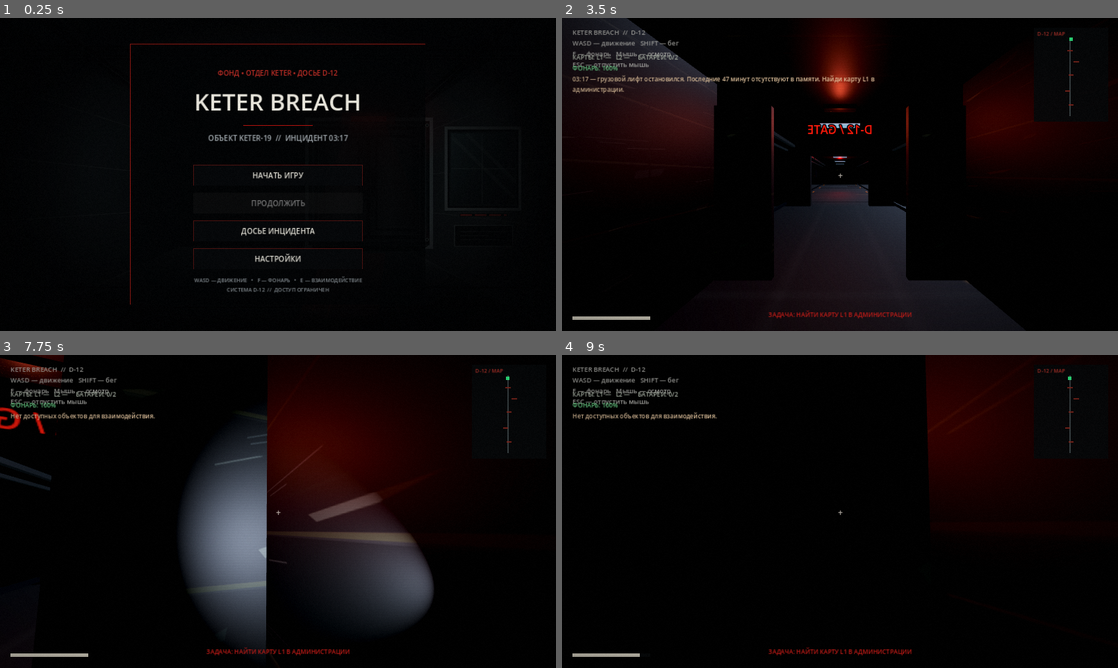
Above: before the commit, frames 1-4 (two rows, left to right).
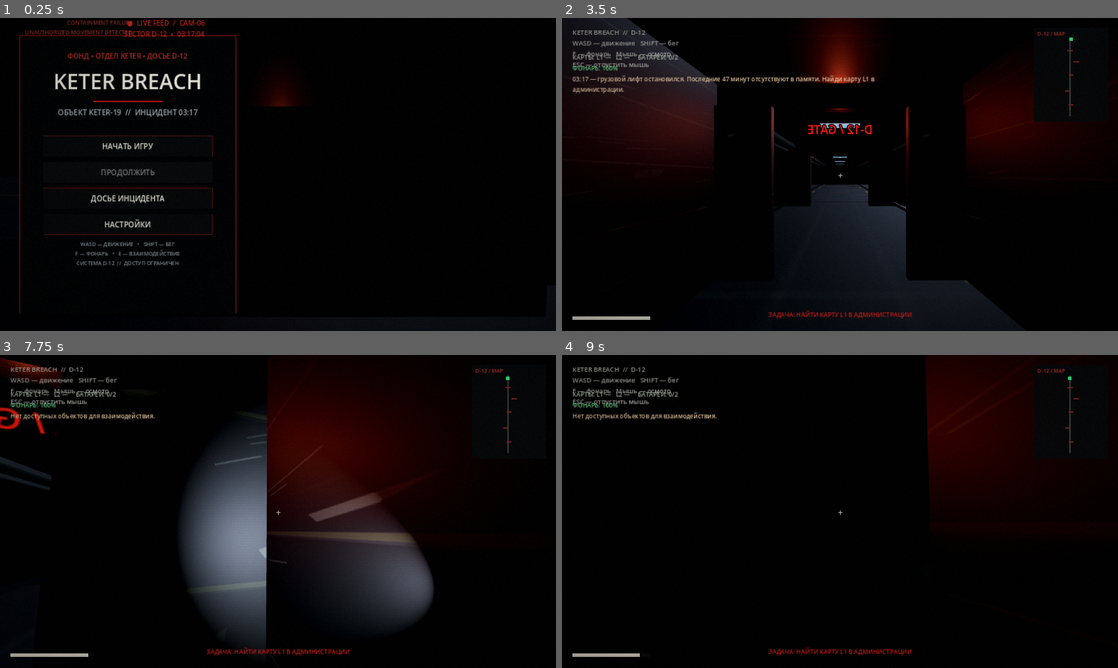
Above: after the commit, the same moments.

Repository: Keter-Breach/keter-breach.ru
Game: Godot game, scene res://scenes/main.tscn
The game is run twice, just before and just after one commit, with the same random seed, the same clock (stepped at 60 frames per second) and the same inputs.
Inputs (mouse positions are in pixels of both pictures, inside the frame that each line leads up to):
- Up to frame 1 (0.25 s): no input
- Up to frame 2 (3.5 s): click "НАЧАТЬ ИГРУ" at 0.5 s; click "ПРОПУСТИТЬ ИНТРО →" at 1.25 s; tap Enter at 2 s; move the mouse to (962, 158) at 2.02 s; hold D (move_right) 2.03-2.78 s; hold Shift (sprint) 2.03-2.78 s; click (962, 158) at 2.17 s; tap Space at 2.27, 3.02 s; move the mouse to (728, 190) at 2.77 s; hold S (move_back) from 2.78 s (still down); tap F (toggle_flashlight) at 2.85 s
- Up to frame 3 (7.75 s): move the mouse to (289, 505) at 3.52 s; release S (move_back) at 3.53 s; hold W (move_forward) 3.53-7.28 s; tap Enter at 3.6, 5.75, 6.6 s; move the mouse to (272, 517) at 4.27 s; tap E at 4.35, 7.35 s; tap Space at 4.52, 5, 5.27, 6.02, 7.52 s; move the mouse to (316, 514) at 5.02 s; hold Shift (sprint) 5.03-5.78 s; move the mouse to (233, 508) at 5.77 s; tap F (toggle_flashlight) at 5.85 s; move the mouse to (283, 511) at 6.52 s; move the mouse to (255, 505) at 7.27 s; hold D (move_right) from 7.28 s (still down)
- Up to frame 4 (9 s): move the mouse to (867, 511) at 8.02 s; release D (move_right) at 8.03 s; hold Shift (sprint) 8.03-8.78 s; hold W (move_forward) from 8.03 s (still down); tap Space at 8.27 s; move the mouse to (812, 511) at 8.77 s; tap F (toggle_flashlight) at 8.85 s

The runs differ from the first frame. In frame 1, 6.7% of the frame differs, in the area x 3-91%, y 0-95%; in frame 2, 0.6%; in frame 3, less than 0.1%; in frame 4, nothing differs.

Commit message:
Upgrade main menu with cinematic live 3D facility backdrop

Diff:
--- a/godot-prototype/scripts/main.gd
+++ b/godot-prototype/scripts/main.gd
@@ -32,6 +32,8 @@
 var loading_root: Control
 var loading_progress: ProgressBar
 var loading_status: Label
+var menu_camera: Camera3D
+var menu_alarm_light: OmniLight3D
 
 func _ready() -> void:
 	_build_environment()
@@ -186,7 +188,13 @@
 	facility_ref = facility
 
 func _process(_delta: float) -> void:
-	if player_ref == null or map_panel == null or map_dot == null:
+	if menu_camera != null and not game_started:
+		var t := float(Time.get_ticks_msec()) * 0.001
+		menu_camera.position = Vector3(sin(t * 0.18) * 0.22, 2.22 + sin(t * 0.31) * 0.035, -14.0 + cos(t * 0.13) * 0.12)
+		menu_camera.look_at(Vector3(sin(t * 0.11) * 0.12, 1.55, 22.0), Vector3.UP)
+		if menu_alarm_light != null:
+			menu_alarm_light.light_energy = 0.35 + absf(sin(t * 1.7)) * 0.85
+	if not game_started or player_ref == null or map_panel == null or map_dot == null:
 		return
 	var p := player_ref.global_position
 	var px := 8.0 + clampf((p.x + 40.0) / 80.0, 0.0, 1.0) * (map_panel.size.x - 16.0)
@@ -496,6 +504,24 @@
 
 
 func _build_menu() -> void:
+	# Use the actual facility as the menu backdrop: this is a live 3D camera, not a flat poster.
+	menu_camera = Camera3D.new()
+	menu_camera.name = "MenuCinematicCamera"
+	menu_camera.fov = 66.0
+	menu_camera.position = Vector3(0, 2.22, -14.0)
+	menu_camera.look_at(Vector3(0, 1.55, 22.0), Vector3.UP)
+	add_child(menu_camera)
+	menu_camera.current = true
+	var player_camera := player_ref.get_node_or_null("PlayerCamera") as Camera3D
+	if player_camera:
+		player_camera.current = false
+	menu_alarm_light = OmniLight3D.new()
+	menu_alarm_light.name = "MenuAlarmPulse"
+	menu_alarm_light.position = Vector3(0, 2.8, 7.0)
+	menu_alarm_light.light_color = Color(0.85, 0.025, 0.018)
+	menu_alarm_light.light_energy = 0.6
+	menu_alarm_light.omni_range = 10.0
+	add_child(menu_alarm_light)
 	menu_layer = CanvasLayer.new()
 	menu_layer.name = "MainMenu"
 	menu_layer.layer = 20
@@ -504,25 +530,22 @@
 	menu_root.name = "MenuRoot"
 	menu_root.set_anchors_and_offsets_preset(Control.PRESET_FULL_RECT)
 	menu_layer.add_child(menu_root)
-	var background := TextureRect.new()
-	background.name = "MenuBackground"
-	var background_texture := load("res://assets/menu-background.svg") as Texture2D
-	if background_texture != null:
-		background.texture = background_texture
-	background.expand_mode = TextureRect.EXPAND_IGNORE_SIZE
-	background.stretch_mode = TextureRect.STRETCH_KEEP_ASPECT_COVERED
-	background.set_anchors_and_offsets_preset(Control.PRESET_FULL_RECT)
-	menu_root.add_child(background)
 	var shade := ColorRect.new()
-	shade.color = Color(0.008, 0.012, 0.018, 0.56)
+	shade.name = "MenuAtmosphereOverlay"
+	shade.color = Color(0.004, 0.008, 0.012, 0.34)
 	shade.set_anchors_and_offsets_preset(Control.PRESET_FULL_RECT)
 	shade.mouse_filter = Control.MOUSE_FILTER_IGNORE
 	menu_root.add_child(shade)
 	var menu_panel := Panel.new()
 	menu_panel.name = "MenuPanel"
-	menu_panel.set_anchors_preset(Control.PRESET_CENTER)
-	menu_panel.position = Vector2(-340, -300)
-	menu_panel.size = Vector2(680, 600)
+	menu_panel.anchor_left = 0.035
+	menu_panel.anchor_right = 0.425
+	menu_panel.anchor_top = 0.055
+	menu_panel.anchor_bottom = 0.945
+	menu_panel.offset_left = 0
+	menu_panel.offset_right = 0
+	menu_panel.offset_top = 0
+	menu_panel.offset_bottom = 0
 	var panel_style := StyleBoxFlat.new()
 	panel_style.bg_color = Color(0.008, 0.013, 0.017, 0.82)
 	panel_style.border_color = Color(0.58, 0.10, 0.075, 0.98)
@@ -532,10 +555,15 @@
 	menu_root.add_child(menu_panel)
 	var column := VBoxContainer.new()
 	column.name = "MenuColumn"
-	column.set_anchors_preset(Control.PRESET_CENTER)
-	column.position = Vector2(-285, -245)
-	column.size = Vector2(570, 490)
-	column.add_theme_constant_override("separation", 16)
+	column.anchor_left = 0.055
+	column.anchor_right = 0.405
+	column.anchor_top = 0.105
+	column.anchor_bottom = 0.895
+	column.offset_left = 0
+	column.offset_right = 0
+	column.offset_top = 0
+	column.offset_bottom = 0
+	column.add_theme_constant_override("separation", 12)
 	menu_root.add_child(column)
 	var eyebrow := Label.new()
 	eyebrow.text = "ФОНД • ОТДЕЛ KETER • ДОСЬЕ D-12"
@@ -546,7 +574,7 @@
 	var title := Label.new()
 	title.text = "KETER BREACH"
 	title.horizontal_alignment = HORIZONTAL_ALIGNMENT_CENTER
-	title.add_theme_font_size_override("font_size", 54)
+	title.add_theme_font_size_override("font_size", 48)
 	title.add_theme_color_override("font_color", Color(0.91, 0.9, 0.86))
 	column.add_child(title)
 	var title_rule := ColorRect.new()
@@ -568,11 +596,29 @@
 	_add_menu_button(column, "ПРОДОЛЖИТЬ", _continue_game)
 	_add_menu_button(column, "ДОСЬЕ ИНЦИДЕНТА", _show_dossier)
 	var footer := Label.new()
-	footer.text = "WASD — ДВИЖЕНИЕ   •   F — ФОНАРЬ   •   E — ВЗАИМОДЕЙСТВИЕ\nСИСТЕМА D-12  //  ДОСТУП ОГРАНИЧЕН"
+	footer.text = "WASD — ДВИЖЕНИЕ   •   SHIFT — БЕГ\nF — ФОНАРЬ   •   E — ВЗАИМОДЕЙСТВИЕ\nСИСТЕМА D-12  //  ДОСТУП ОГРАНИЧЕН"
 	footer.horizontal_alignment = HORIZONTAL_ALIGNMENT_CENTER
 	footer.add_theme_font_size_override("font_size", 12)
 	footer.add_theme_color_override("font_color", Color(0.52, 0.55, 0.57))
 	column.add_child(footer)
+	var camera_feed := Label.new()
+	camera_feed.name = "CameraFeedLabel"
+	camera_feed.text = "●  LIVE FEED  /  CAM-06\nSECTOR D-12  •  03:17:04"
+	camera_feed.position = Vector2(0.66, 0.045)
+	camera_feed.size = Vector2(470, 58)
+	camera_feed.add_theme_font_size_override("font_size", 16)
+	camera_feed.add_theme_color_override("font_color", Color(0.92, 0.16, 0.12, 0.9))
+	camera_feed.horizontal_alignment = HORIZONTAL_ALIGNMENT_RIGHT
+	menu_root.add_child(camera_feed)
+	var incident_stamp := Label.new()
+	incident_stamp.name = "IncidentStamp"
+	incident_stamp.text = "CONTAINMENT FAILURE\nUNAUTHORIZED MOVEMENT DETECTED"
+	incident_stamp.position = Vector2(0.64, 0.86)
+	incident_stamp.size = Vector2(0.33, 70)
+	incident_stamp.add_theme_font_size_override("font_size", 13)
+	incident_stamp.add_theme_color_override("font_color", Color(0.78, 0.25, 0.2, 0.78))
+	incident_stamp.horizontal_alignment = HORIZONTAL_ALIGNMENT_RIGHT
+	menu_root.add_child(incident_stamp)
 	intro_root = Control.new()
 	intro_root.name = "IntroRoot"
 	intro_root.set_anchors_and_offsets_preset(Control.PRESET_FULL_RECT)
@@ -823,6 +869,13 @@
 	hud_layer.visible = true
 	player_ref.set_process(true)
 	player_ref.set_physics_process(true)
+	var player_camera := player_ref.get_node_or_null("PlayerCamera") as Camera3D
+	if player_camera:
+		player_camera.current = true
+	if menu_camera:
+		menu_camera.current = false
+	if menu_alarm_light:
+		menu_alarm_light.visible = false
 	Input.mouse_mode = Input.MOUSE_MODE_CAPTURED
 	_show_status("03:17 — грузовой лифт остановился. Последние 47 минут отсутствуют в памяти. Найди карту L1 в администрации.")
 
